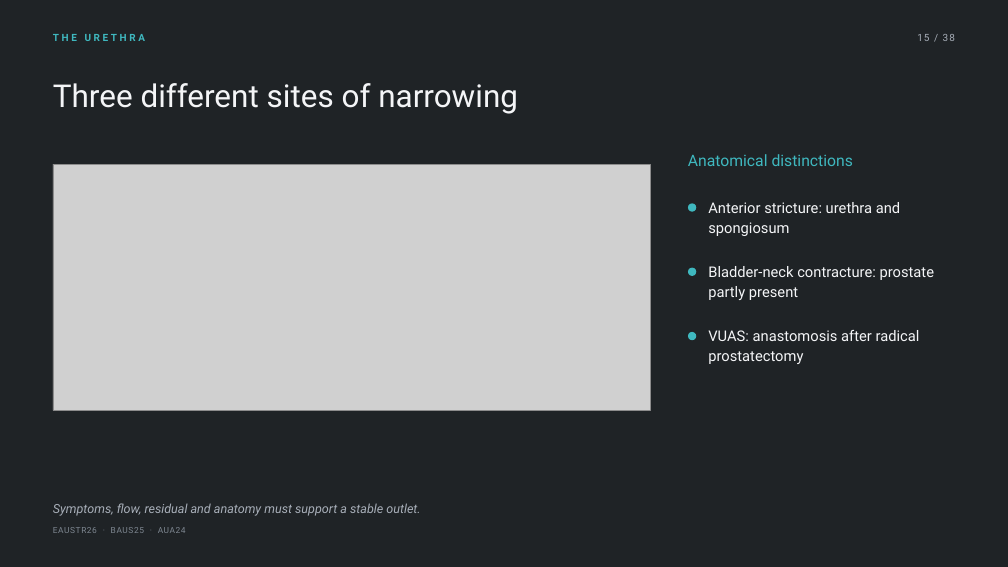
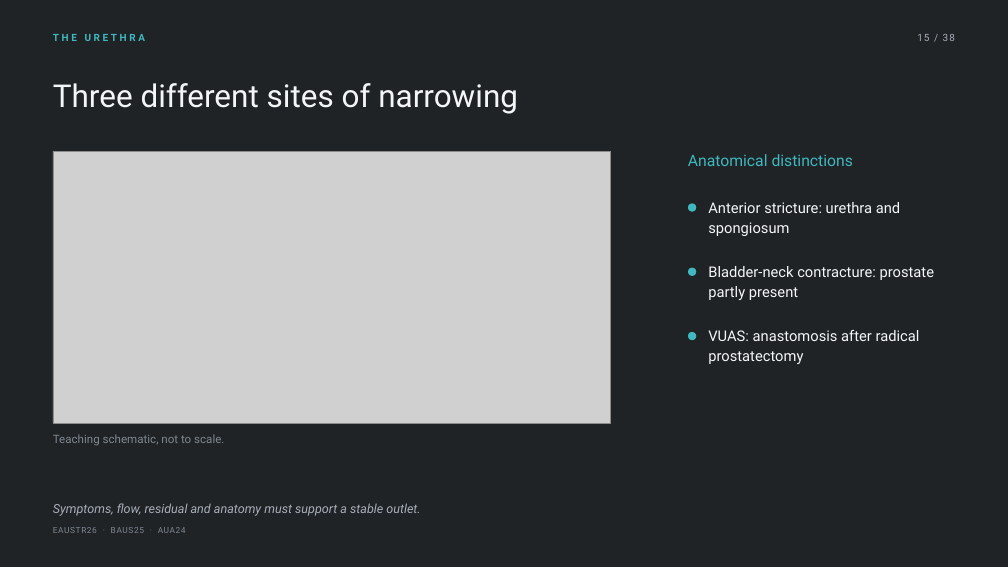
Before and after one commit to nityjr-ctrl/aus-presentation, a slide deck: slide 19 of presentation/AUS-teaching-deck.pptx. Drawn at 1008x567 pixels with LibreOffice and Linux fonts; fonts in the diff are those of the drawing; grey boxes stand for pictures. Boxes give left, top, right and bottom in pixels: in the first picture for what was removed or moved away, otherwise in the second. Text is boxed around its words. In the diff, an @@ line names an element or a change of style, - is before the commit and + after.

```diff
--- a/presentation/AUS-teaching-deck.pptx
+++ b/presentation/AUS-teaching-deck.pptx
@@ picture: place and size @@
-picture at [53,164,650,411]
+picture at [53,151,611,423]
@@ text added at [53,434,224,445], 11 pt, text #7E8791 @@
+Teaching schematic, not to scale.
```
Also in this commit, not shown: 2 other slides changed, 9 other files.
